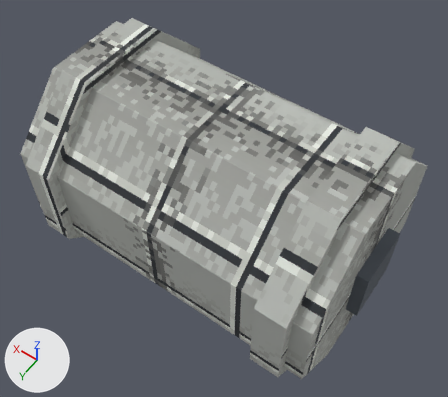
The glTF model assets/models/batch043/physics/phys_drum.glb: old version first, new version second.
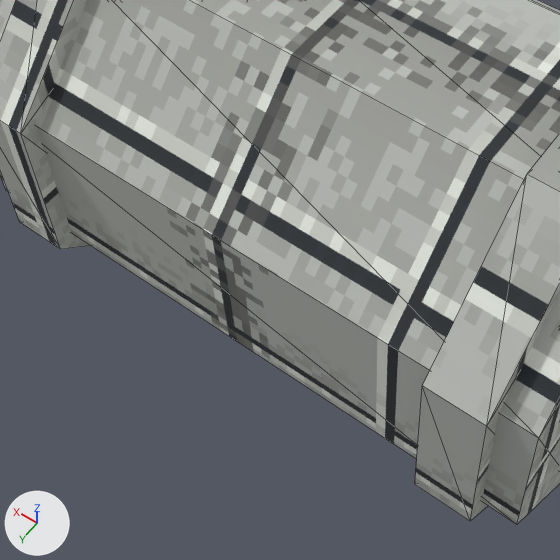
Each version is shown whole from a 50 mm lens placed at (-0.681, 0.945, 2.154), pointed at (-0.017, 0.016, 0.694), then close up on the part from 9% to 72% of the width and 28% to 100% of the height. The axes (+X, +Y, +Z) are drawn at lower left. The lights are the same throughout. The last two pictures show the newer version. The close-ups show mesh edges as thin lines.

In view in the first close-up: 'phys_drum'.
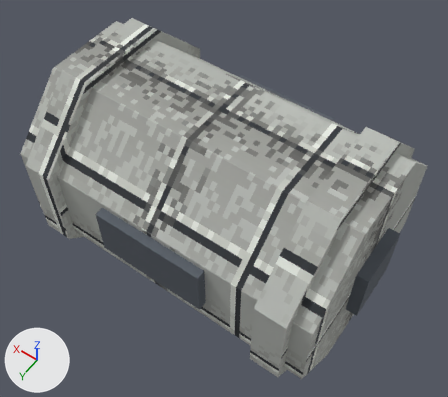
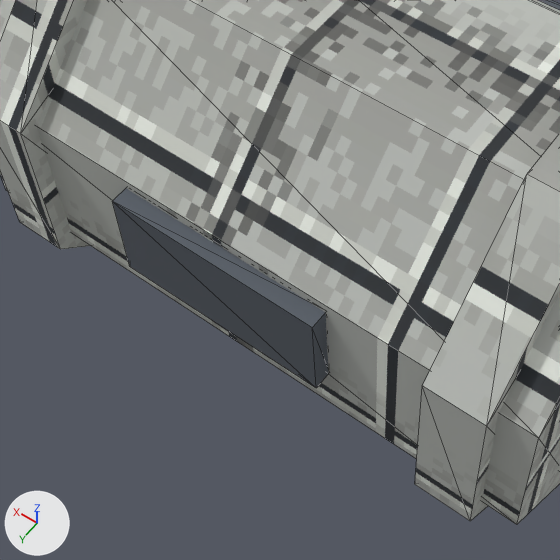
Where the change shows, as pixel boxes [x1, y1, x2, y2] in the close-ups (560 x 560 px):
'lightened_panel_1', added
    after: [112, 188, 329, 388]

The edits, one by one:
Mesh me_lightened_panel_1 is new.
It is a box spanning x -0.17..0.17, y 0.312..0.342, z 0.666..0.826.
It uses material mat_phys_drum_grip (dark grey #585f67).
Object 'lightened_panel_1' (ob_lightened_panel_1) is new; it shows me_lightened_panel_1.
Its location is (0.0, 0.0, 0.0).
